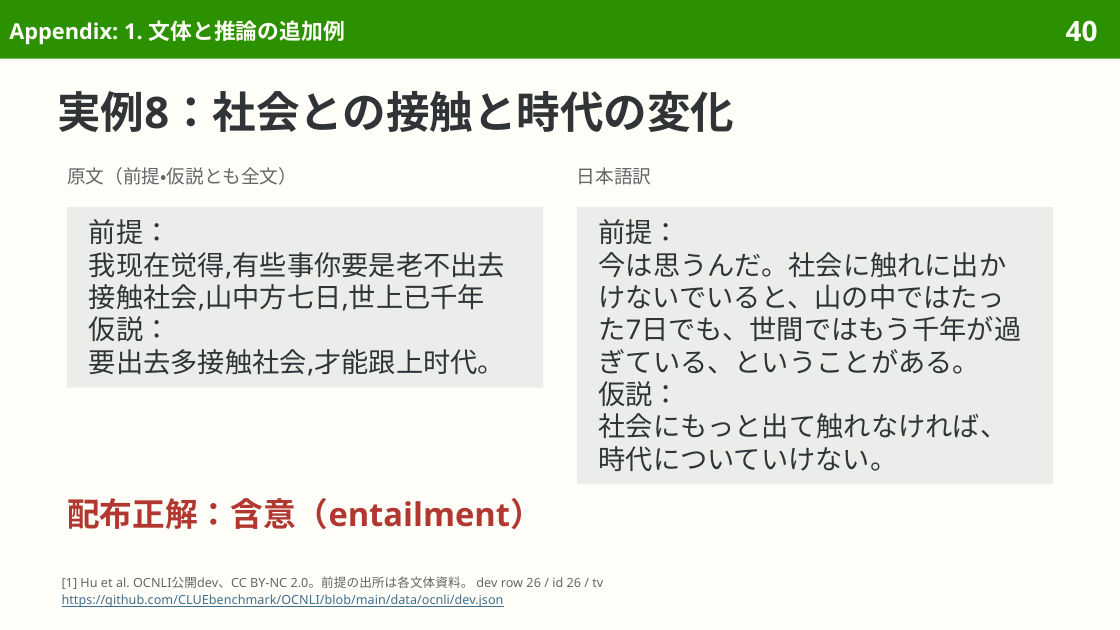
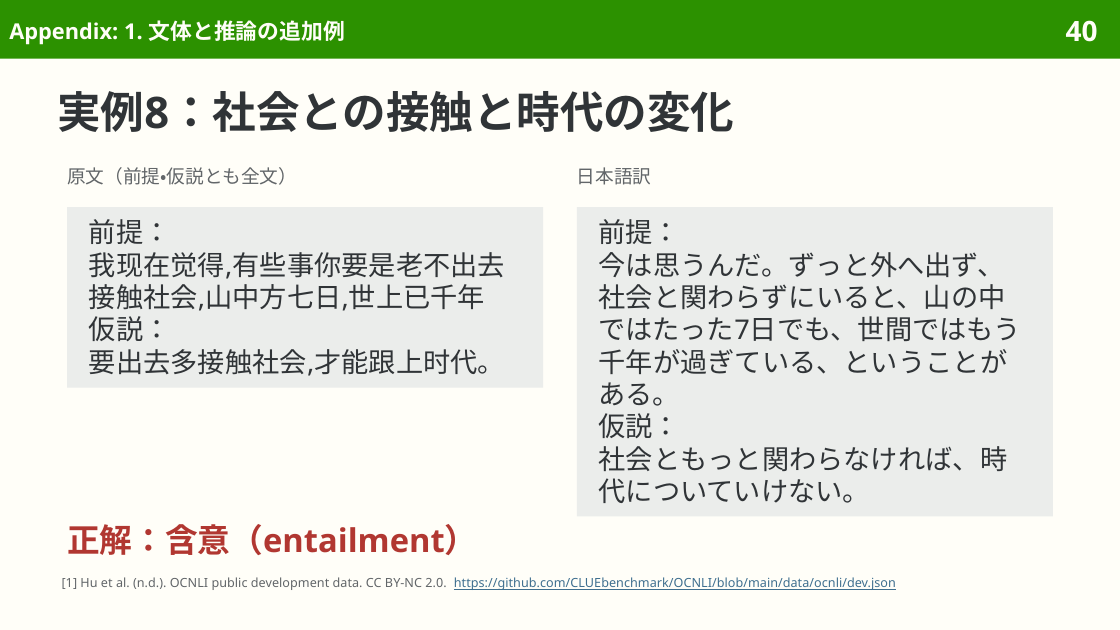
Before and after one commit to sasakiy84/datasets-in-10-minutes, a slide deck: slide 40 of slides/datasets-in-10-minutes-ocnli.pptx. Drawn at 1120x630 pixels with LibreOffice and Linux fonts; fonts in the diff are those of the drawing. Boxes give left, top, right and bottom in pixels: in the first picture for what was removed or moved away, otherwise in the second. Text is boxed around its words. In the diff, an @@ line names an element or a change of style, - is before the commit and + after.

Commit message:
Explain OCNLI naturally and keep inference examples and meaningful evaluation conditions

```diff
--- a/slides/datasets-in-10-minutes-ocnli.pptx
+++ b/slides/datasets-in-10-minutes-ocnli.pptx
@@ rectangle "前提：": place and size @@
-rectangle "前提：" at (577,207,1053,484)
+rectangle "前提：" at (577,207,1053,516)
@@ text in rectangle at (599,252,1021,406): text changed @@
-今は思うんだ。社会に触れに出かけないでいると、山の中ではたった7日でも、世間ではもう千年が過ぎている、ということがある。
+今は思うんだ。ずっと外へ出ず、社会と関わらずにいると、山の中ではたった7日でも、世間ではもう千年が過ぎている、ということがある。
@@ text in rectangle at (599,446,1008,503): text changed @@
-社会にもっと出て触れなければ、時代についていけない。
+社会ともっと関わらなければ、時代についていけない。
@@ text at (67,524,477,555): text changed @@
-配布正解：含意（entailment）
+正解：含意（entailment）
@@ text at (62,577,896,590): text changed @@
-[1] Hu et al. OCNLI公開dev、CC BY-NC 2.0。前提の出所は各文体資料。 dev row 26 / id 26 / tv
-https://github.com/CLUEbenchmark/OCNLI/blob/main/data/ocnli/dev.json
+[1] Hu et al. (n.d.). OCNLI public development data. CC BY-NC 2.0. https://github.com/CLUEbenchmark/OCNLI/blob/main/data/ocnli/dev.json
```
Also in this commit, not shown: 45 other slides changed, 6 slides removed, 35 other files.
